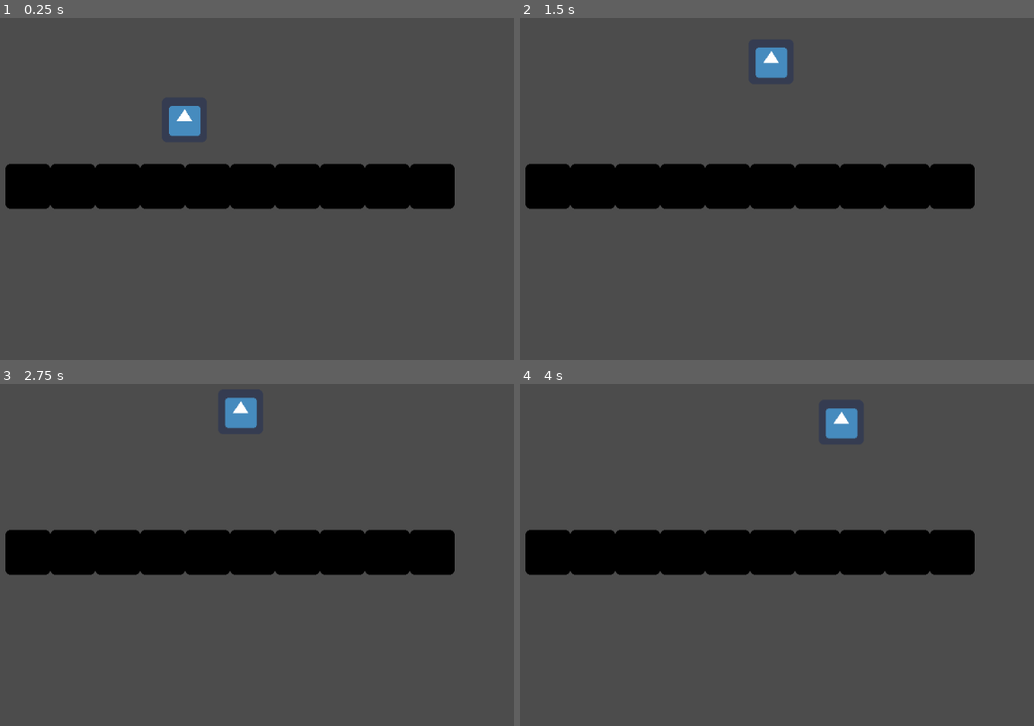
Above: before the commit, frames 1-4 (two rows, left to right).
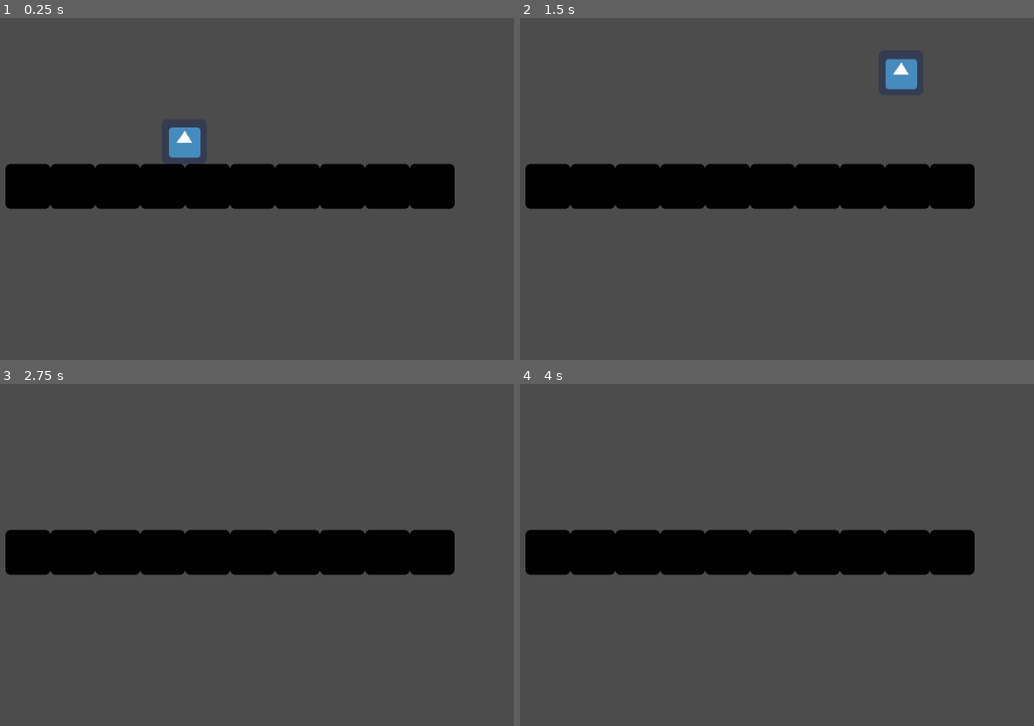
Above: after the commit, the same moments.

Repository: Aeroutak/Platformer
Game: Godot game, scene res://Scenes/Game.tscn
The game is run twice, just before and just after one commit, with the same random seed, the same clock (stepped at 60 frames per second) and the same inputs. The engine's default icon, where the game draws it, is replaced by a stand-in: a white triangle on a blue panel in a dark square.
Inputs:
- Up to frame 1 (0.25 s): no input
- Up to frame 2 (1.5 s): hold Up (ui_up) 0.53-1.28 s; hold Right (ui_right) from 0.53 s (still down); tap Up (ui_up) at 1.35 s
- Up to frame 3 (2.75 s): tap Up (ui_up) at 1.52, 1.82 s; release Right (ui_right) at 2.03 s; hold Left (ui_left) from 2.03 s (still down); hold Up (ui_up) from 2.03 s (still down)
- Up to frame 4 (4 s): release Left (ui_left) at 2.78 s; release Up (ui_up) at 2.78 s; hold Right (ui_right) from 2.78 s (still down); tap Up (ui_up) at 2.85, 3.02, 3.32 s; hold Up (ui_up) from 3.53 s (still down)

The runs differ from the first frame. In frame 1, 0.8% of the frame differs, in the area x 32-39%, y 25-41%; in frame 2, 1.1%, in the area x 45-78%, y 8-21%; in frame 3, 0.6%; in frame 4, 0.6%.

Commit message:
Added smooth air movement

Diff:
--- a/Platformer/Scripts/Player.gd
+++ b/Platformer/Scripts/Player.gd
@@ -1,20 +1,28 @@
 extends KinematicBody2D
 
 const UP = Vector2(0, -1)
+const GRAVITY = 30
+const MAX_SPEED = 300
+const ACCELERATION = 100
+const JUMP_HEIGHT = -600
 var motion = Vector2()
 
 func _physics_process(delta):
-	motion.y += 10
+	motion.y += GRAVITY
+	var friction = false
 
 	if Input.is_action_pressed("ui_right"):
-		motion.x = 100
+		motion.x = min(motion.x+ACCELERATION, MAX_SPEED)
 	elif Input.is_action_pressed("ui_left"):
-		motion.x = -100
+		motion.x = max(motion.x-ACCELERATION, -MAX_SPEED)
 	else:
-		motion.x = 0
+		friction = true
+
 
 	if is_on_floor():
 		if Input.is_action_pressed("ui_up"):
-			motion.y = -400
+			motion.y = JUMP_HEIGHT
+		if friction == true:
+			motion.x = lerp(motion.x, 0, 0.2)
 
 	motion = move_and_slide(motion, UP)
